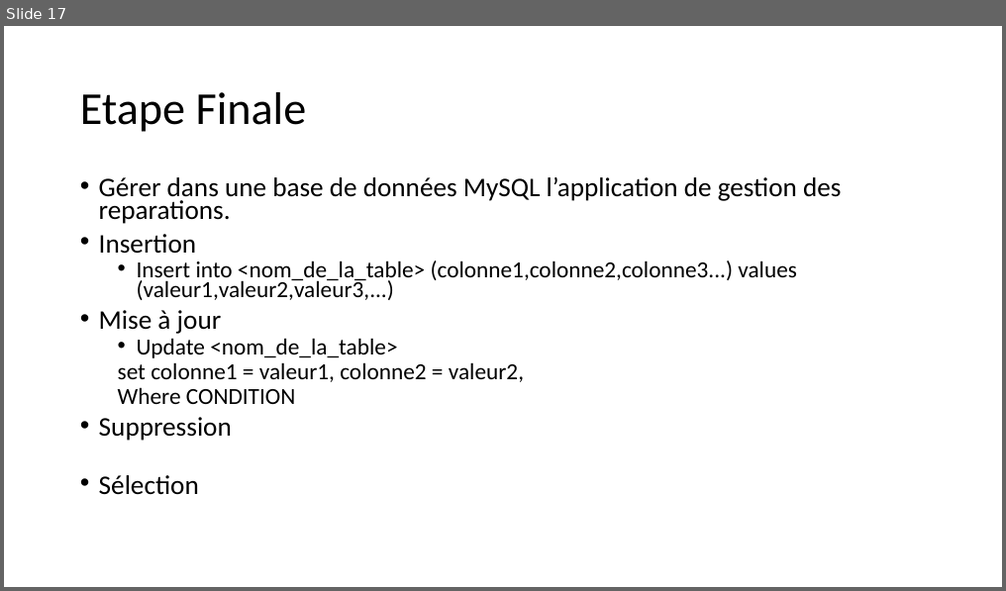
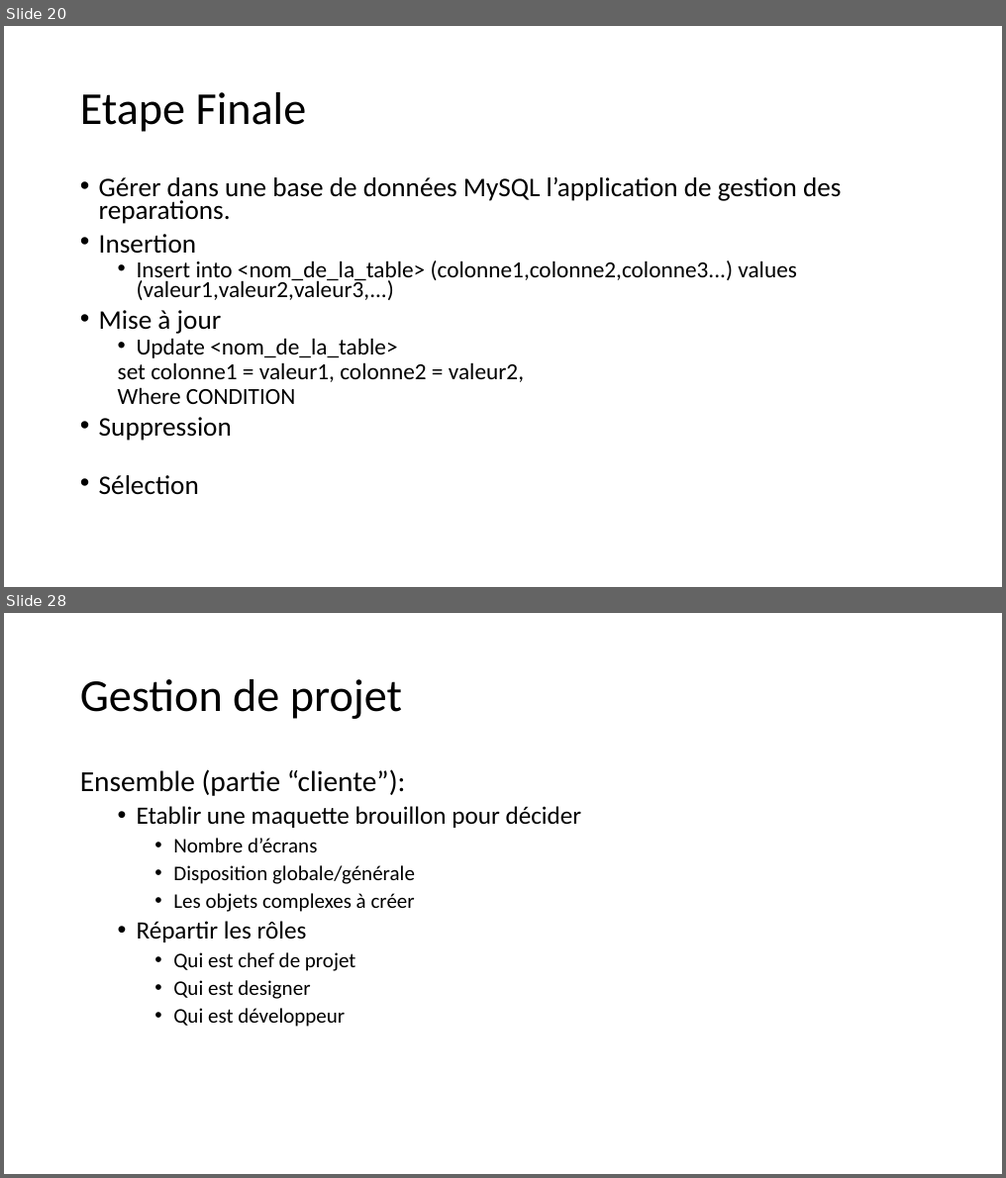
Before and after one commit to ronnykwon/TutoCNAM, a slide deck: Document/Explication.pptx. Shown one above the other, each under a label of ours: slide 17 before the commit, slides 20 and 28 after it; the slides between them are not shown. The pictures are 1006x591 and 1006x1178 pixels, drawn with LibreOffice and Linux fonts; fonts in the diff are those of the drawing. Boxes give left, top, right and bottom in pixels: in the first picture for what was removed or moved away, otherwise in the second. Text is boxed around its words. In the diff, an @@ line names an element or a change of style, - is before the commit and + after.

```diff
--- a/Document/Explication.pptx
+++ b/Document/Explication.pptx
@@ slide 28 added at (x1=4, y1=613, x2=1002, y2=1174), background #FFFFFF @@
@@ title added at (x1=80, y1=679, x2=402, y2=719), 44 pt, text #000000 @@
+Gestion de projet
@@ text added at (x1=80, y1=769, x2=582, y2=1027), 20 pt, text #000000 @@
+Ensemble (partie “cliente”):
+  • Etablir une maquette brouillon pour décider
+    • Nombre d’écrans
+    • Disposition globale/générale
+    • Les objets complexes à créer
+  • Répartir les rôles
+    • Qui est chef de projet
+    • Qui est designer
+    • Qui est développeur
@@ what was slide 17 is now slide 20 @@
```
Also in this commit, not shown: 8 slides changed, 9 other slides added, 2 slides removed, 16 other files.
